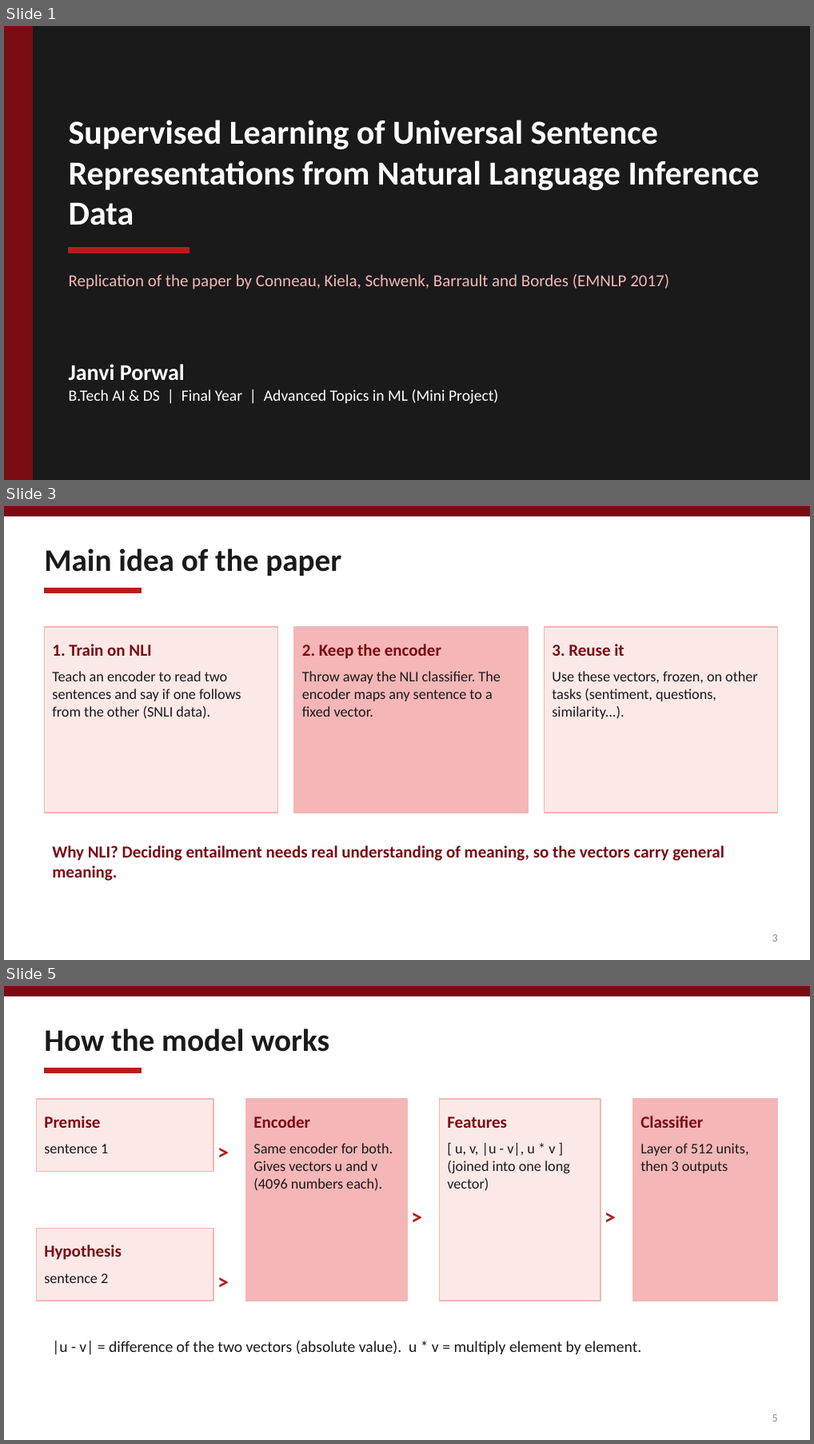
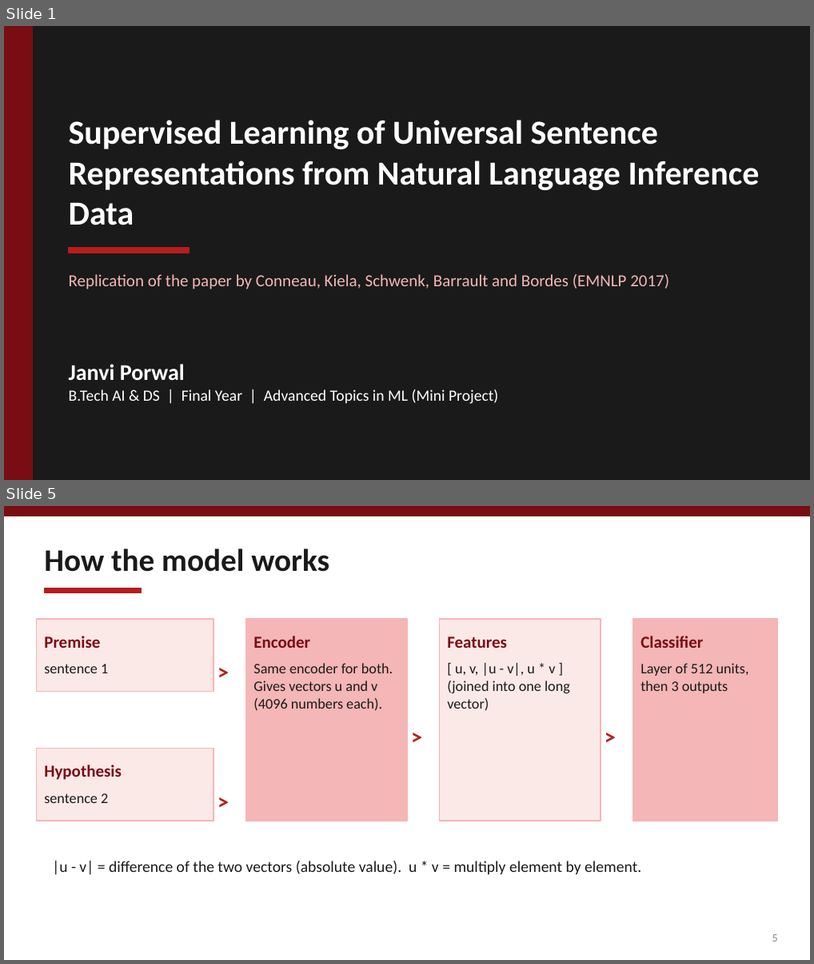
Before and after one commit to JaaniPorwal/infersent-replication, a slide deck: infersent-replication/docs/InferSent_Presentation.pptx. Shown one above the other, each under a label of ours: slides 1, 3 and 5 before the commit, slides 1 and 5 after it; the slides between them are not shown. The pictures are 814x1444 and 814x964 pixels, drawn with LibreOffice and Linux fonts; fonts in the diff are those of the drawing. Boxes give left, top, right and bottom in pixels: in the first picture for what was removed or moved away, otherwise in the second. Text is boxed around its words. In the diff, an @@ line names an element or a change of style, - is before the commit and + after.

```diff
--- a/infersent-replication/docs/InferSent_Presentation.pptx
+++ b/infersent-replication/docs/InferSent_Presentation.pptx
@@ slide 3 removed at <box>4,506,810,960</box>, background #FFFFFF @@
@@ rectangle removed at <box>4,506,810,516</box> @@
@@ text removed at <box>44,548,342,576</box> @@
-Main idea of the paper
@@ rectangle removed at <box>44,588,141,592</box> @@
@@ rectangle removed at <box>44,627,278,812</box> @@
@@ text removed at <box>52,644,151,656</box> @@
-1. Train on NLI
@@ rectangle removed at <box>294,627,528,812</box> @@
@@ text removed at <box>302,644,442,659</box> @@
-2. Keep the encoder
@@ rectangle removed at <box>544,627,778,812</box> @@
@@ text removed at <box>552,644,624,656</box> @@
-3. Reuse it
@@ text removed at <box>52,671,241,719</box> @@
-Teach an encoder to read two sentences and say if one follows from the other (SNLI data).
@@ text removed at <box>302,671,500,716</box> @@
-Throw away the NLI classifier. The encoder maps any sentence to a fixed vector.
@@ text removed at <box>552,671,758,719</box> @@
-Use these vectors, frozen, on other tasks (sentiment, questions, similarity...).
@@ text removed at <box>52,845,725,880</box> @@
-Why NLI? Deciding entailment needs real understanding of meaning, so the vectors carry general meaning.
@@ text removed at <box>773,934,778,941</box> @@
-3
```
Also in this commit, not shown: 6 slides changed, 2 slides added, 4 other slides removed.
